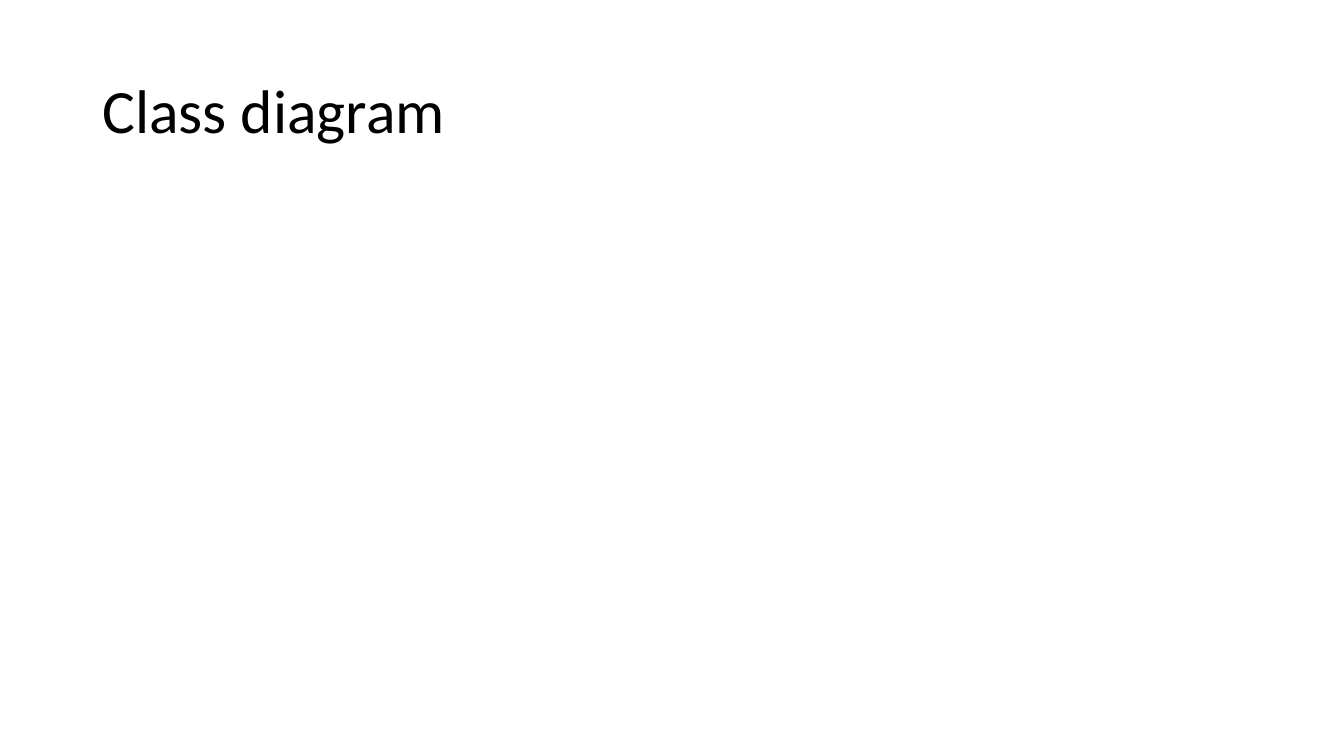
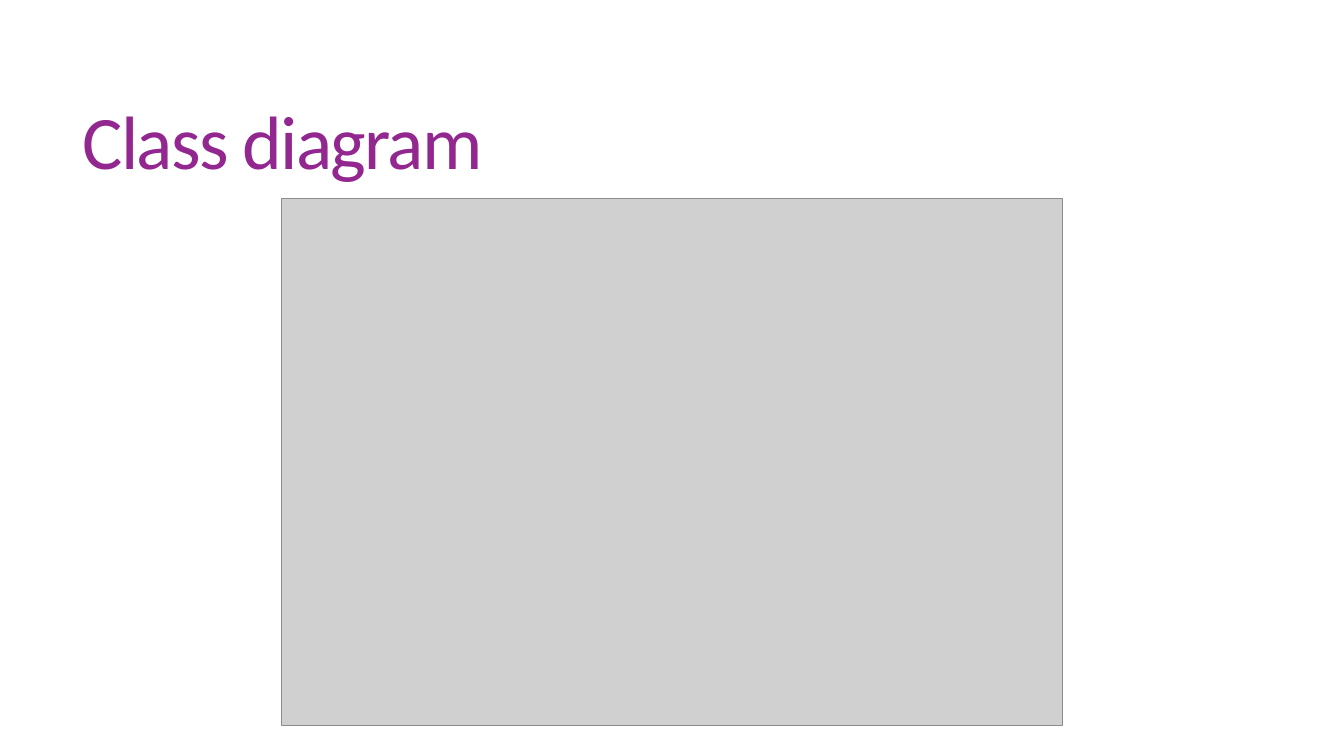
Before and after one commit to RishiChavda/MSTE, a slide deck: slide 13 of MTSE.pptx (slide 8 before the commit). Drawn at 1344x756 pixels with LibreOffice and Linux fonts; fonts in the diff are those of the drawing; grey boxes stand for pictures. Boxes give left, top, right and bottom in pixels: in the first picture for what was removed or moved away, otherwise in the second. Text is boxed around its words. In the diff, an @@ line names an element or a change of style, - is before the commit and + after.

```diff
--- a/MTSE.pptx
+++ b/MTSE.pptx
@@ title "Class diagram": place and size @@
-title "Class diagram" at box(102, 90, 445, 144)
+title "Class diagram" at box(83, 116, 483, 182)
@@ title "Class diagram" at box(83, 116, 483, 182): size 44 to 54 pt, text colour #000000 to #92278F, letter spacing 0 to -1.2 pt; line spacing 0.9 to 0.85 @@
@@ picture added at box(281, 199, 1063, 726) @@
```
Also in this commit, not shown: 9 other slides changed, 7 slides added, 5 slides removed.
